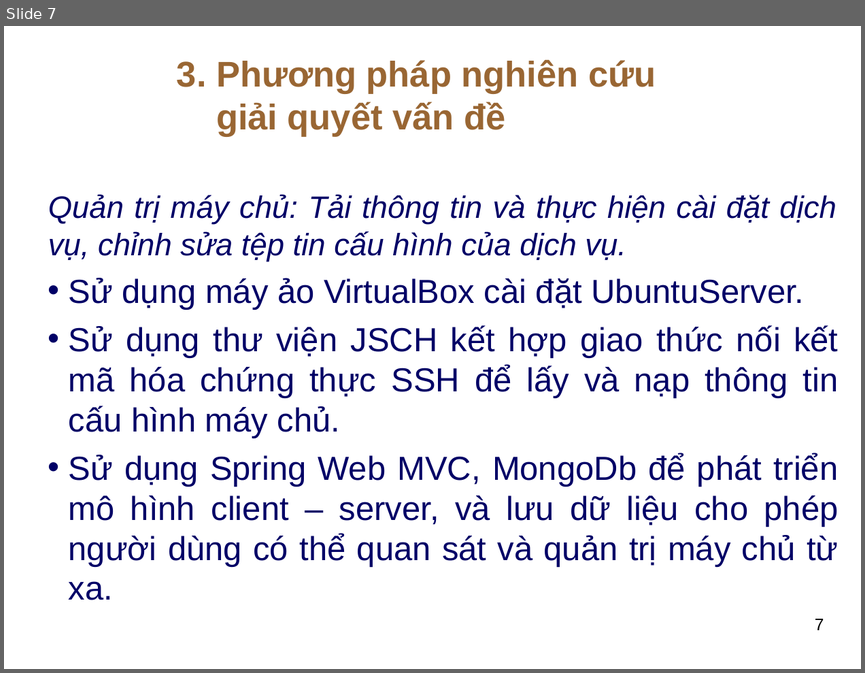
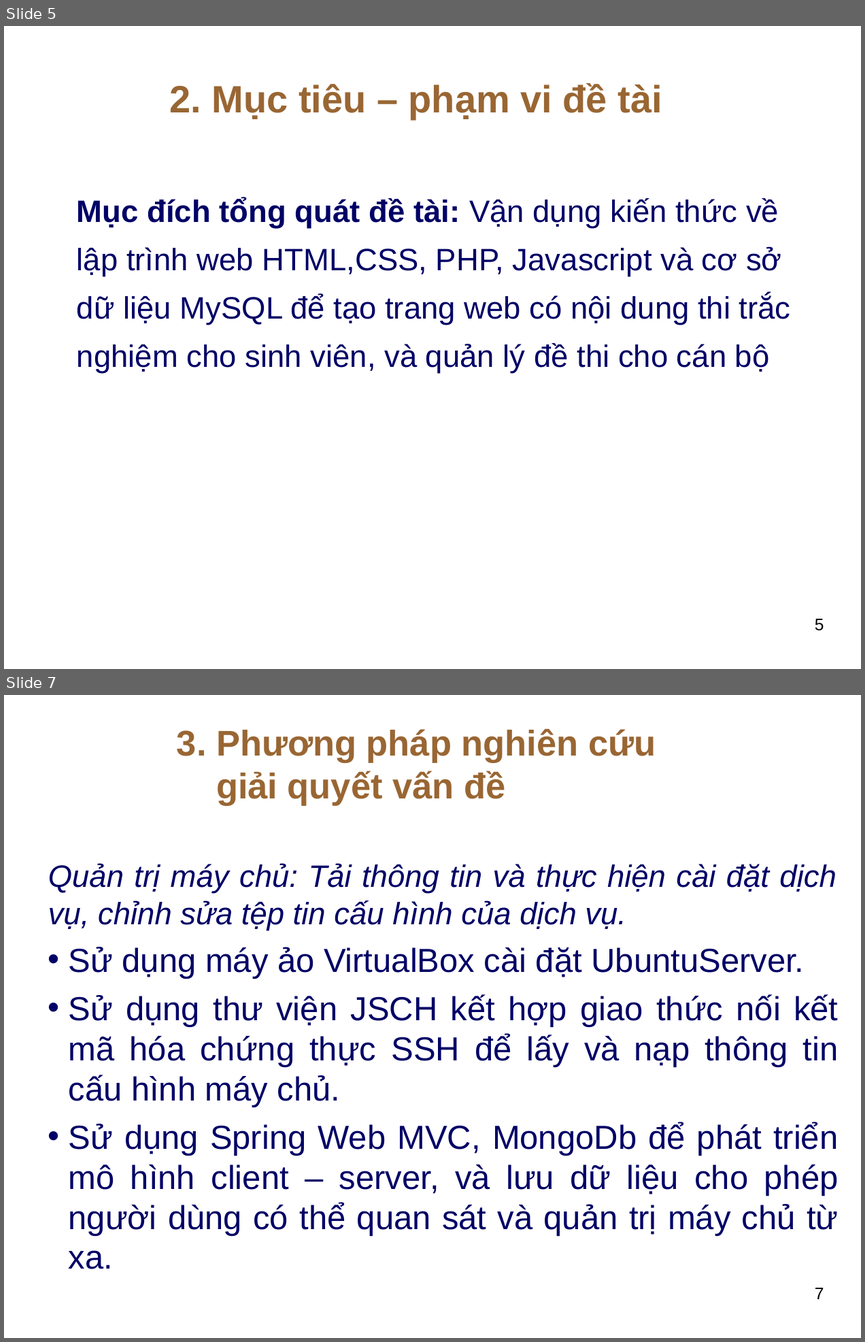
Before and after one commit to thuhuynh4393/testfrontend, a slide deck: Thu HUynh - SLide bao cao.ppt. Shown one above the other, each under a label of ours: slide 7 before the commit, slides 5 and 7 after it; the slides between them are not shown. The pictures are 865x673 and 865x1342 pixels, drawn with LibreOffice and Linux fonts; fonts in the diff are those of the drawing; background and template pictures are left out. Boxes give left, top, right and bottom in pixels: in the first picture for what was removed or moved away, otherwise in the second. Text is boxed around its words. In the diff, an @@ line names an element or a change of style, - is before the commit and + after.

```diff
--- a/Thu HUynh - SLide bao cao.ppt
+++ b/Thu HUynh - SLide bao cao.ppt
@@ slide 5 added at (4,26,861,669), background picture (left out) @@
@@ text added at (169,83,662,120), 32 pt, text #996633, bold @@
+2. Mục tiêu – phạm vi đề tài
@@ text added at (77,197,791,373), 26 pt, text #000066 @@
+Mục đích tổng quát đề tài: Vận dụng kiến thức về lập trình web HTML,CSS, PHP, Javascript và cơ sở dữ liệu MySQL để tạo trang web có nội dung thi trắc nghiệm cho sinh viên, và quản lý đề thi cho cán bộ
@@ page number added at (815,618,824,631), 14 pt, text #000000 @@
+5
```
Also in this commit, not shown: 4 slides changed, 1 other slide added, 23 slides removed.
